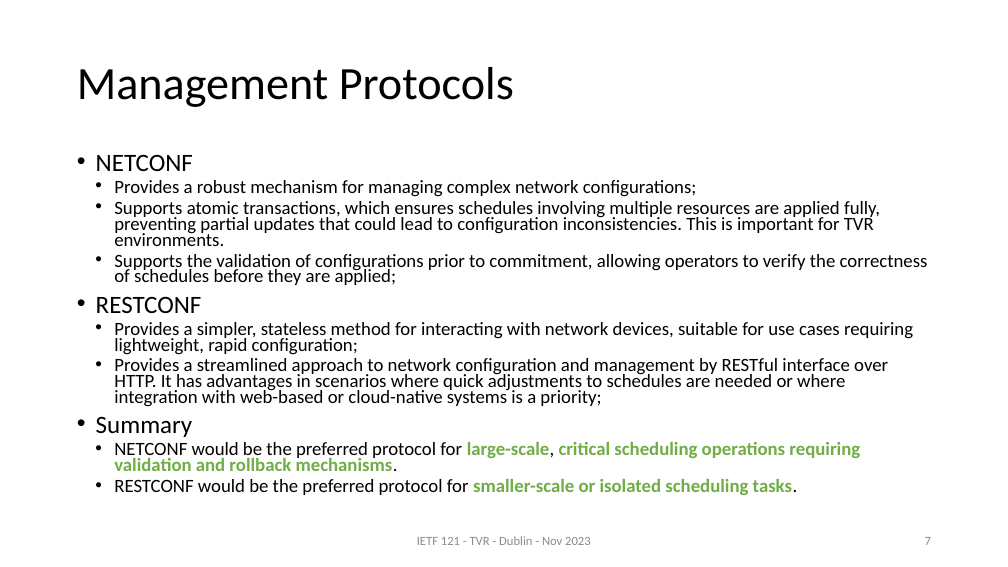
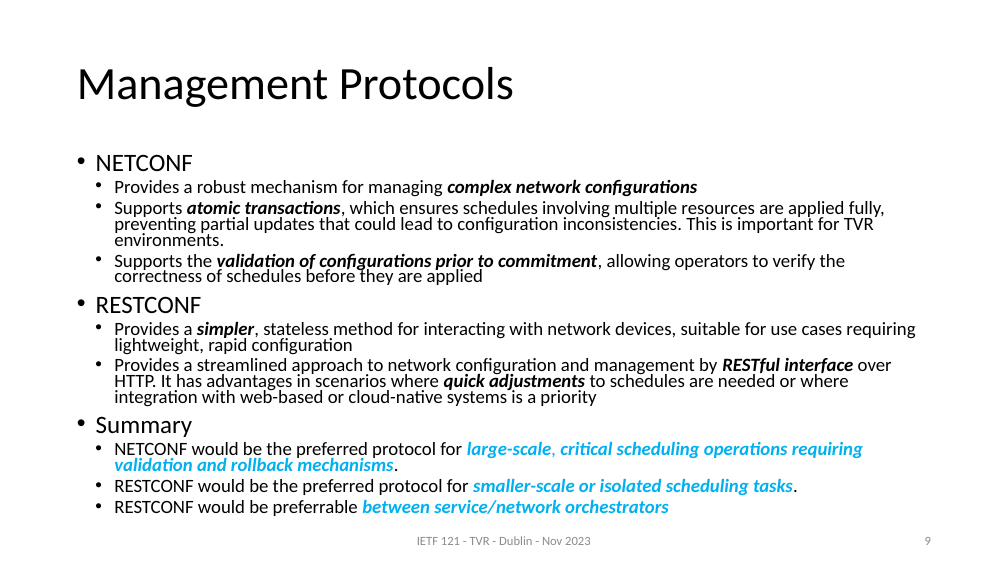
Before and after one commit to zhangli-abcd/TVR-Applicability, a slide deck: slide 9 of slides-121-tvr-applicability-statement v01.pptx (slide 7 before the commit). Drawn at 1008x567 pixels with LibreOffice and Linux fonts; fonts in the diff are those of the drawing. Boxes give left, top, right and bottom in pixels: in the first picture for what was removed or moved away, otherwise in the second. Text is boxed around its words. In the diff, an @@ line names an element or a change of style, - is before the commit and + after.

```diff
--- a/slides-121-tvr-applicability-statement v01.pptx
+++ b/slides-121-tvr-applicability-statement v01.pptx
@@ text at [114, 179, 697, 197]: text changed @@
-  • Provides a robust mechanism for managing complex network configurations;
+  • Provides a robust mechanism for managing complex network configurations
@@ text at [114, 201, 885, 495]: bold on in "atomic transactions,"; italic on in "atomic transactions,", "large-scale, critical scheduling operations requiring valida ...", "smaller-scale or isolated scheduling tasks."; text colour #70AD47 to #00B0F0 in "large-scale, critical scheduling operations requiring valida ...", "smaller-scale or isolated scheduling tasks."; text colour #000000 to #00B0F0 in "large-scale," @@
@@ text at [114, 253, 845, 285]: text changed @@
-  • Supports the validation of configurations prior to commitment, allowing operators to verify the correctness of schedules before they are applied;
+  • Supports the validation of configurations prior to commitment, allowing operators to verify the correctness of schedules before they are applied
@@ text at [114, 321, 915, 407]: text changed @@
-  • Provides a simpler, stateless method for interacting with network devices, suitable for use cases requiring lightweight, rapid configuration;
-  • Provides a streamlined approach to network configuration and management by RESTful interface over HTTP. It has advantages in scenarios where quick adjustments to schedules are needed or where integration with web-based or cloud-native systems is a priority;
+  • Provides a simpler, stateless method for interacting with network devices, suitable for use cases requiring lightweight, rapid configuration
+  • Provides a streamlined approach to network configuration and management by RESTful interface over HTTP. It has advantages in scenarios where quick adjustments to schedules are needed or where integration with web-based or cloud-native systems is a priority
@@ text at [114, 499, 669, 516]: paragraph added @@
+  • RESTCONF would be preferrable between service/network orchestrators
@@ page number at [925, 537, 931, 545]: text changed @@
-7
+9
```
Also in this commit, not shown: 11 other slides changed, 2 slides added.
